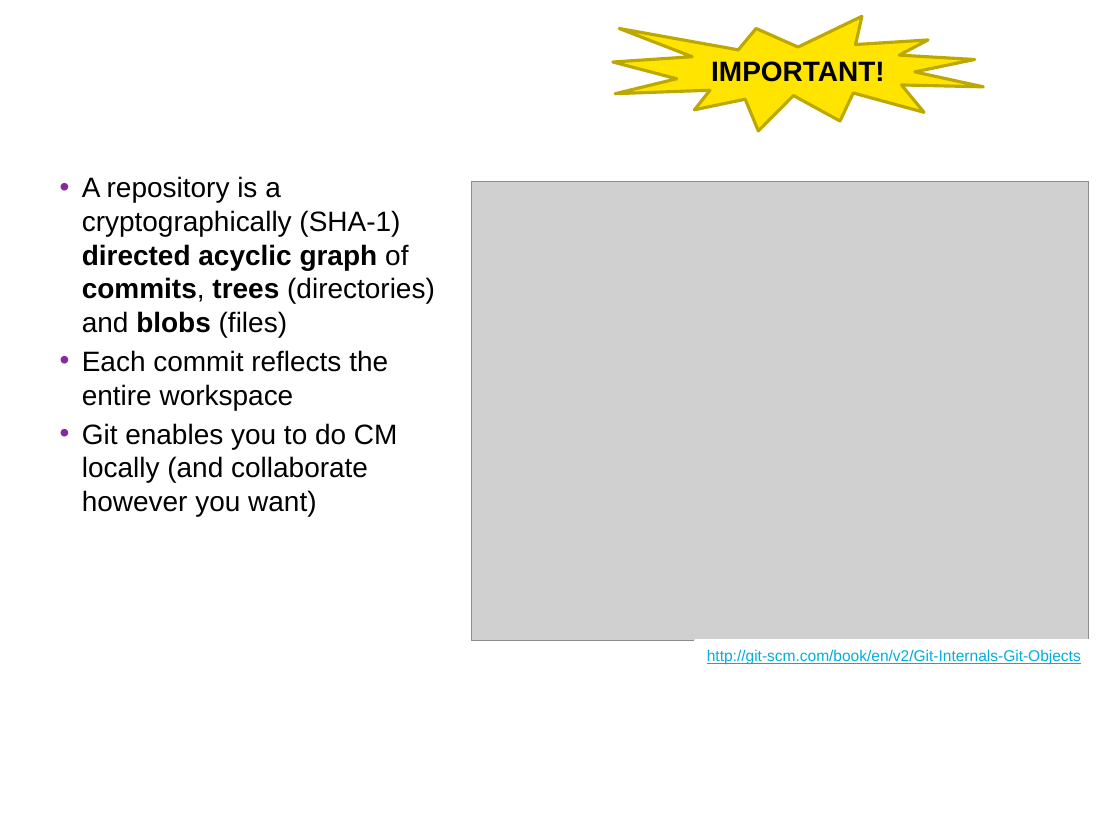
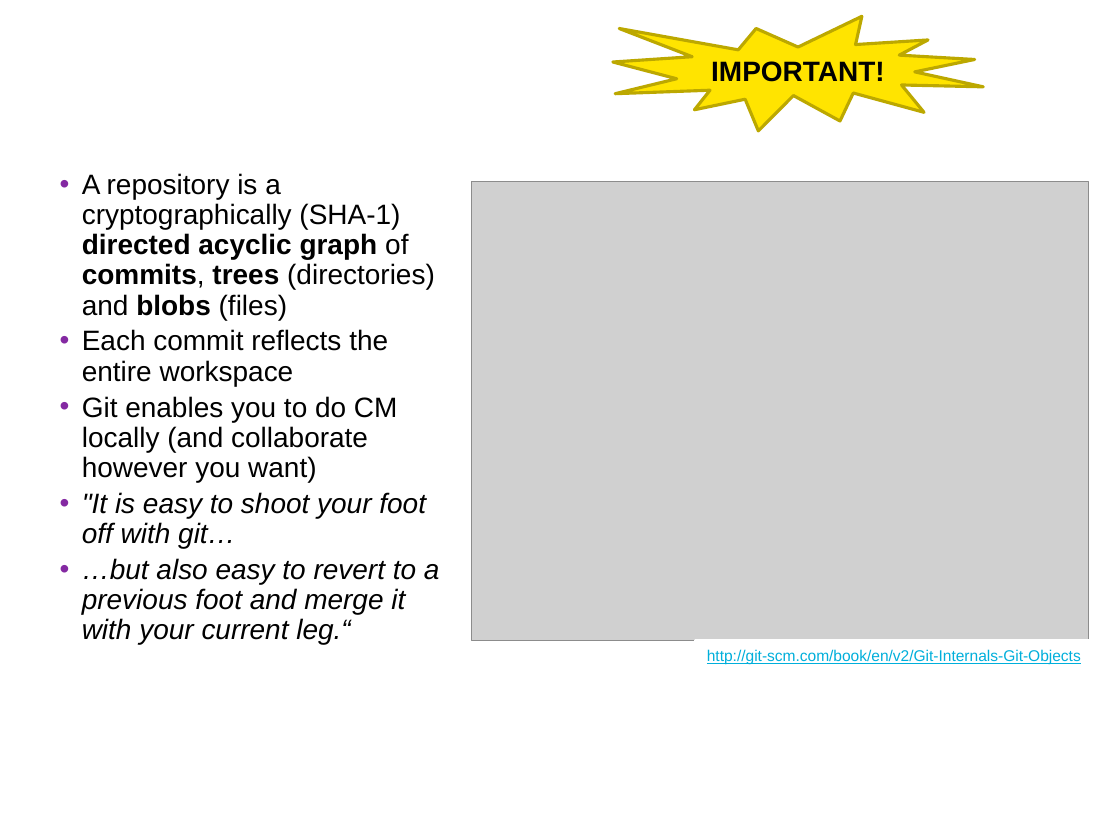
Before and after one commit to UncleCJ/hicollegegit, a slide deck: slide 7 of Git_Open_Space-Introduction.odp. Drawn at 1120x840 pixels with LibreOffice and Linux fonts; fonts in the diff are those of the drawing; grey boxes stand for pictures; background and template pictures are left out. Boxes give left, top, right and bottom in pixels: in the first picture for what was removed or moved away, otherwise in the second. Text is boxed around its words. In the diff, an @@ line names an element or a change of style, - is before the commit and + after.

```diff
--- a/Git_Open_Space-Introduction.odp
+++ b/Git_Open_Space-Introduction.odp
@@ text at bbox=[82, 173, 435, 482]: line spacing 1 to 0.9 @@
@@ text at bbox=[82, 492, 440, 645]: paragraphs added @@
+• "It is easy to shoot your foot off with git…
+• …but also easy to revert to a previous foot and merge it with your current leg.“
```
Also in this commit, not shown: 2 other slides changed, 5 slides added, 2 slides removed, 2 other files.
